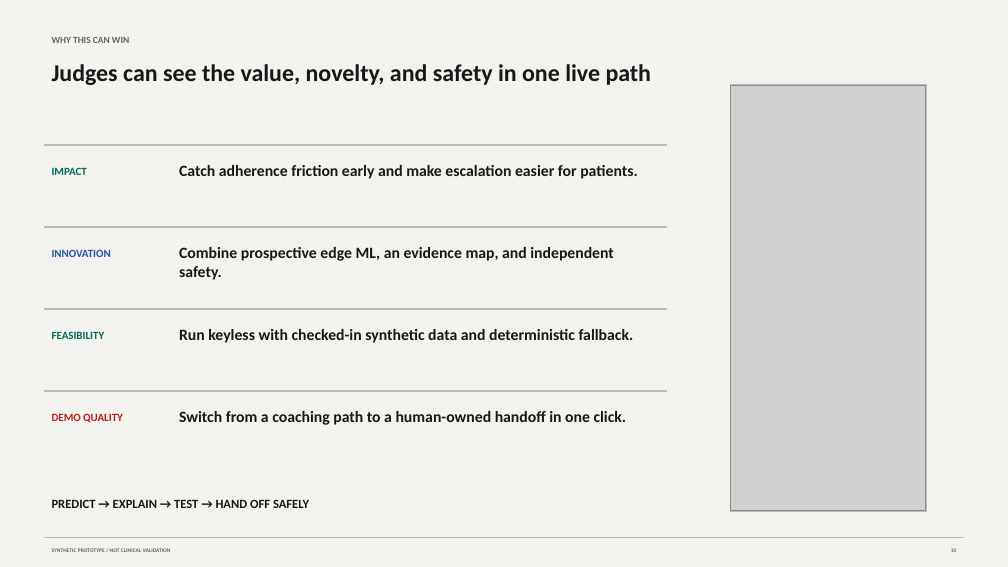
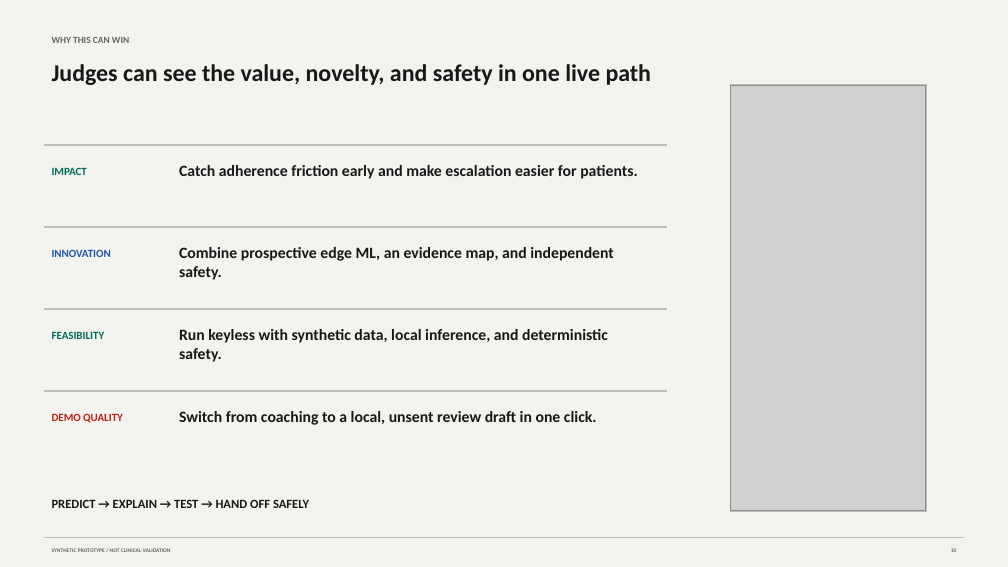
Before and after one commit to kevinmeix1/adherence-os, a slide deck: slide 10 of outputs/adherence-os-demo.pptx. Drawn at 1008x567 pixels with LibreOffice and Linux fonts; fonts in the diff are those of the drawing; grey boxes stand for pictures. Boxes give left, top, right and bottom in pixels: in the first picture for what was removed or moved away, otherwise in the second. Text is boxed around its words. In the diff, an @@ line names an element or a change of style, - is before the commit and + after.

Commit message:
Reframe local review and refresh demo media

```diff
--- a/outputs/adherence-os-demo.pptx
+++ b/outputs/adherence-os-demo.pptx
@@ text at bbox=[179, 329, 608, 362]: text changed @@
-Run keyless with checked-in synthetic data and deterministic fallback.
+Run keyless with synthetic data, local inference, and deterministic safety.
@@ text at bbox=[179, 411, 597, 425]: text changed @@
-Switch from a coaching path to a human-owned handoff in one click.
+Switch from coaching to a local, unsent review draft in one click.
```
Also in this commit, not shown: 7 other slides changed, 28 other files.
